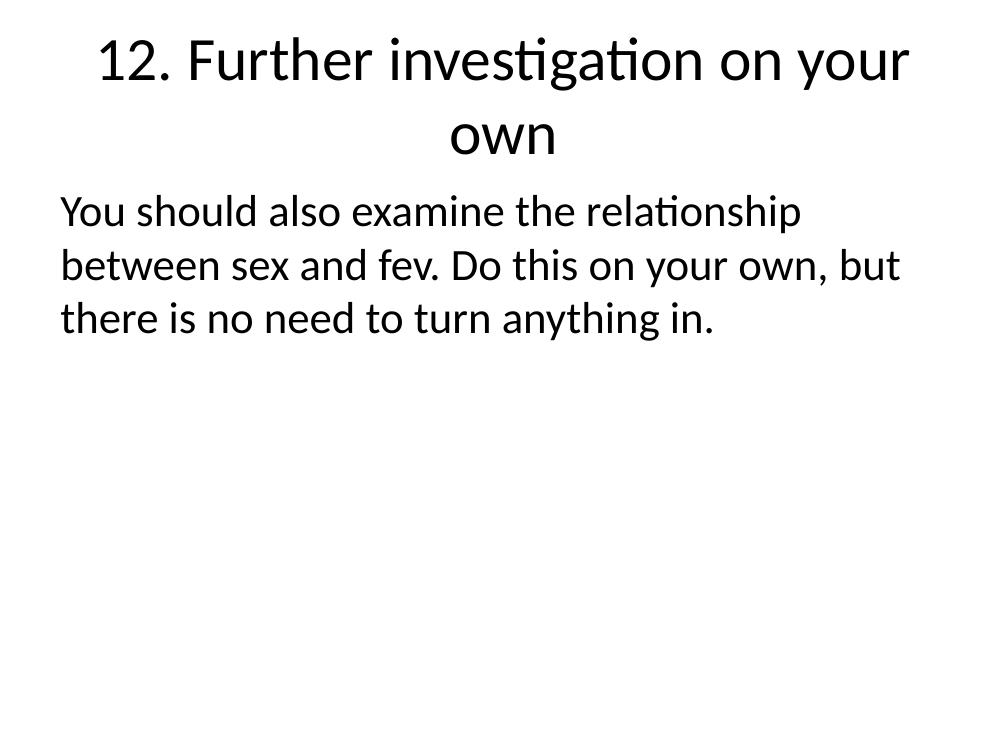
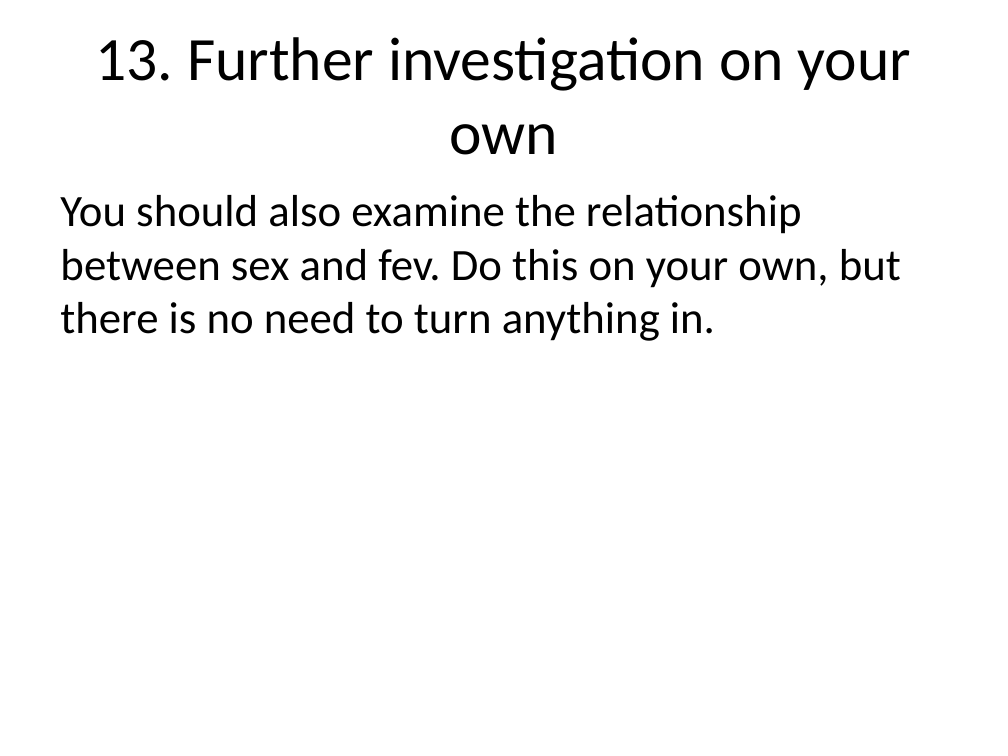
Before and after one commit to pmean/introduction-to-SAS, a slide deck: slide 26 of basics3/src/lecture03.pptx (slide 23 before the commit). Drawn at 1008x756 pixels with LibreOffice and Linux fonts; fonts in the diff are those of the drawing. Boxes give left, top, right and bottom in pixels: in the first picture for what was removed or moved away, otherwise in the second. Text is boxed around its words. In the diff, an @@ line names an element or a change of style, - is before the commit and + after.

```diff
--- a/basics3/src/lecture03.pptx
+++ b/basics3/src/lecture03.pptx
@@ title at box(95, 37, 911, 155): text changed @@
-12. Further investigation on your own
+13. Further investigation on your own
```
Also in this commit, not shown: 11 other slides changed, 8 slides added, 5 slides removed, 17 other files.
